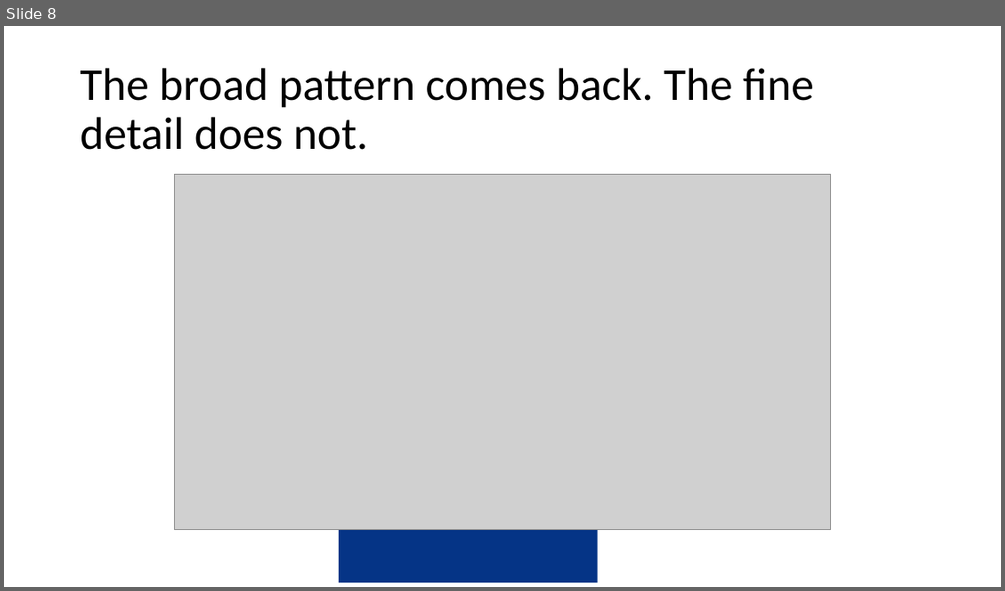
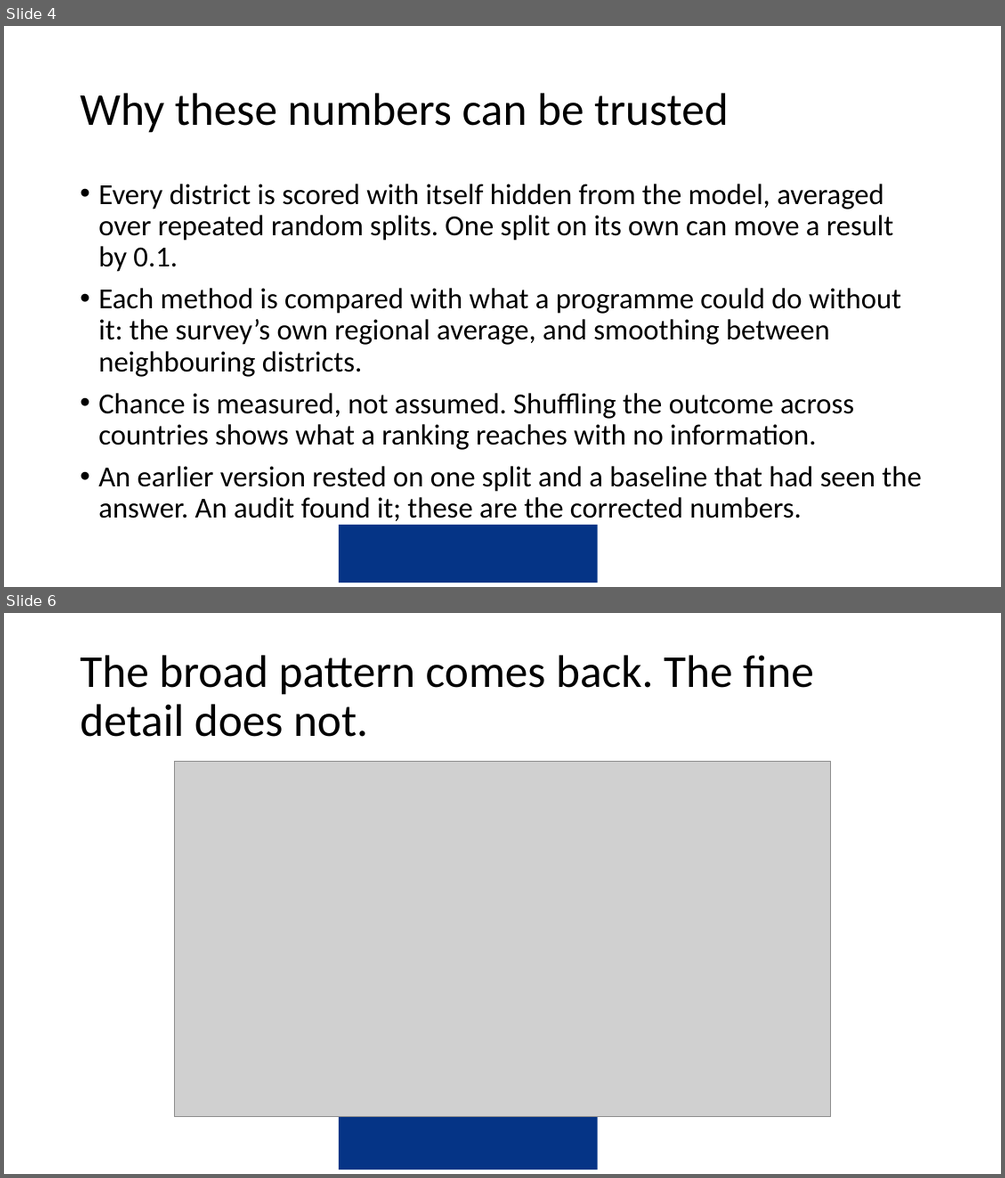
Before and after one commit to amertens/mn-prediction, a slide deck: docs/slides/MN-proxy-policy-deck-2026-09.pptx. Shown one above the other, each under a label of ours: slide 8 before the commit, slides 4 and 6 after it; the slides between them are not shown. The pictures are 1005x591 and 1005x1178 pixels, drawn with LibreOffice and Linux fonts; fonts in the diff are those of the drawing; grey boxes stand for pictures; background and template pictures are left out. Boxes give left, top, right and bottom in pixels: in the first picture for what was removed or moved away, otherwise in the second. Text is boxed around its words. In the diff, an @@ line names an element or a change of style, - is before the commit and + after.

```diff
--- a/docs/slides/MN-proxy-policy-deck-2026-09.pptx
+++ b/docs/slides/MN-proxy-policy-deck-2026-09.pptx
@@ slide 4 added at (4,26,1001,587), background #FFFFFF; not listed: 1 template element that a slide beside it also shows @@
@@ title added at (80,93,728,133), 44 pt, text #000000 @@
+Why these numbers can be trusted
@@ text added at (98,184,921,525), 28 pt, text #000000 @@
+• Every district is scored with itself hidden from the model, averaged over repeated random splits. One split on its own can move a result by 0.1.
+• Each method is compared with what a programme could do without it: the survey’s own regional average, and smoothing between neighbouring districts.
+• Chance is measured, not assumed. Shuffling the outcome across countries shows what a ranking reaches with no information.
+• An earlier version rested on one split and a baseline that had seen the answer. An audit found it; these are the corrected numbers.
@@ what was slide 8 is now slide 6 @@
```
Also in this commit, not shown: 5 slides changed, 5 other slides added, 1 slide removed, 5 other files.
